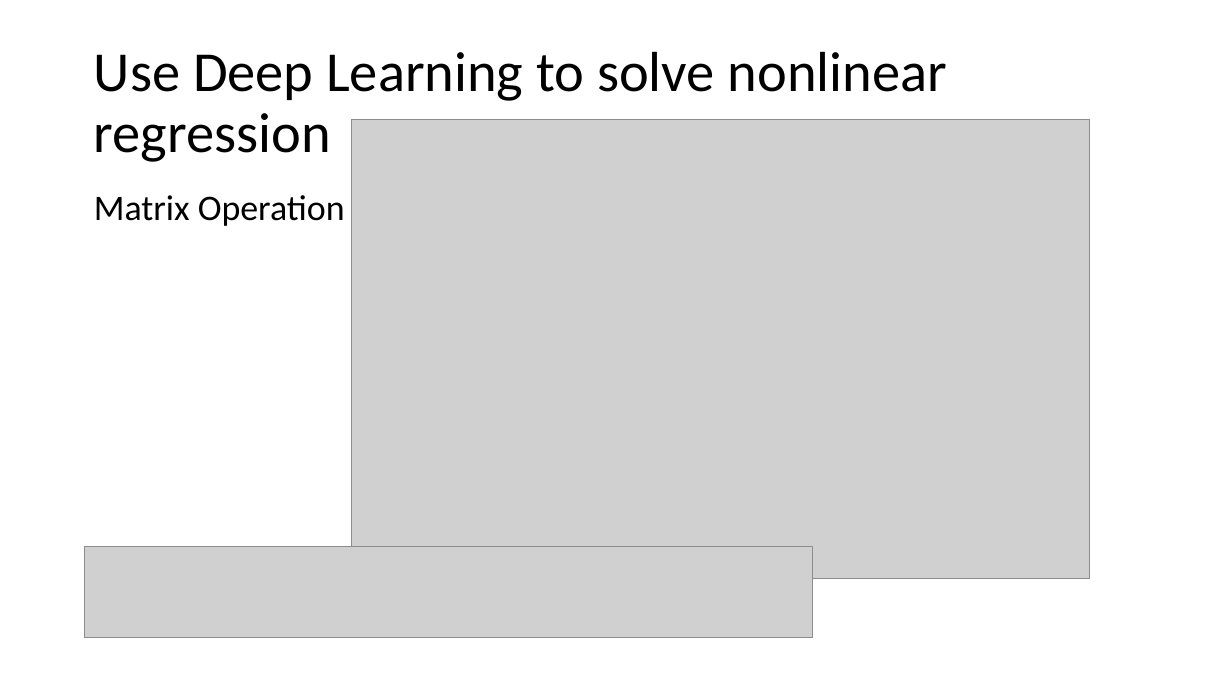
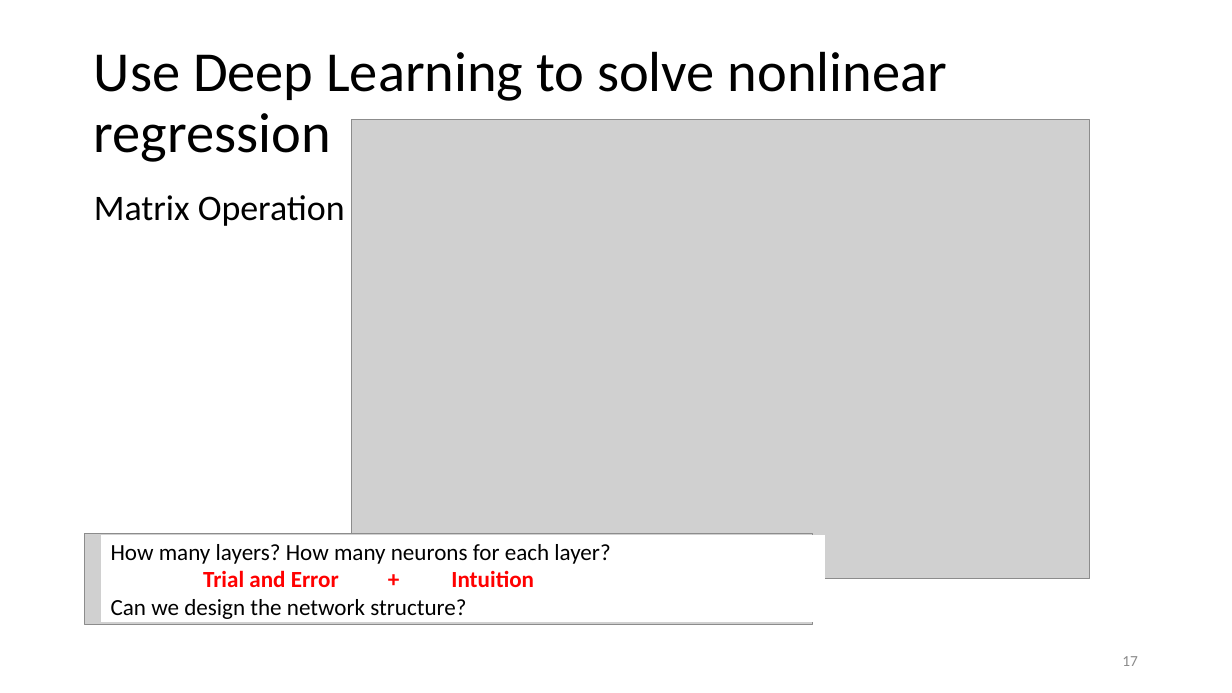
Before and after one commit to CaralBaby/Apply-Machine-Learning-in-Motion-Planning, a slide deck: slide 17 of Introduction to Machine Learning and the Applications in Motion Planning.pptx (slide 15 before the commit). Drawn at 1232x693 pixels with LibreOffice and Linux fonts; fonts in the diff are those of the drawing; grey boxes stand for pictures. Boxes give left, top, right and bottom in pixels: in the first picture for what was removed or moved away, otherwise in the second. Text is boxed around its words. In the diff, an @@ line names an element or a change of style, - is before the commit and + after.

```diff
--- a/Introduction to Machine Learning and the Applications in Motion Planning.pptx
+++ b/Introduction to Machine Learning and the Applications in Motion Planning.pptx
@@ picture: place and size @@
-picture at [85, 547, 813, 639]
+picture at [85, 533, 813, 625]
@@ rectangle added at [102, 536, 824, 621], fill #FFFFFF, outline #FFFFFF 1 pt, 18 pt, text #000000 @@
+How many layers? How many neurons for each layer?
+Trial and Error + Intuition
+Can we design the network structure?
@@ page number added at [1122, 656, 1138, 666], 12 pt, text #8C8C8C @@
+17
```
Also in this commit, not shown: 18 other slides changed, 12 slides added.
